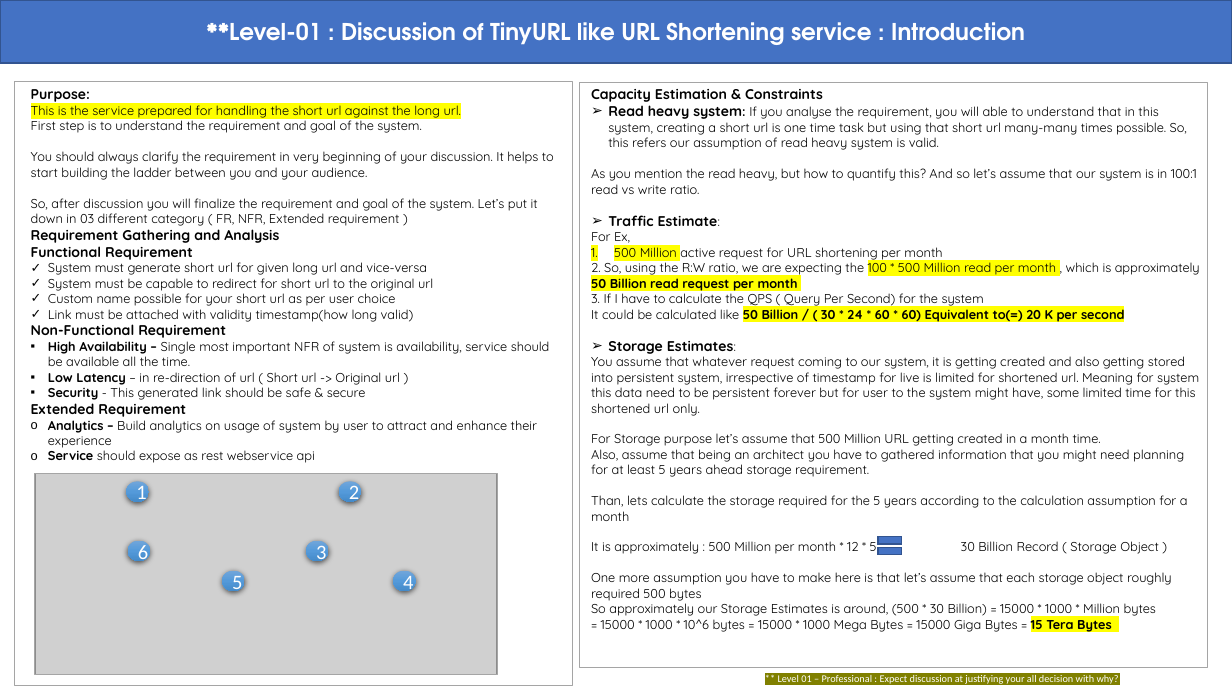
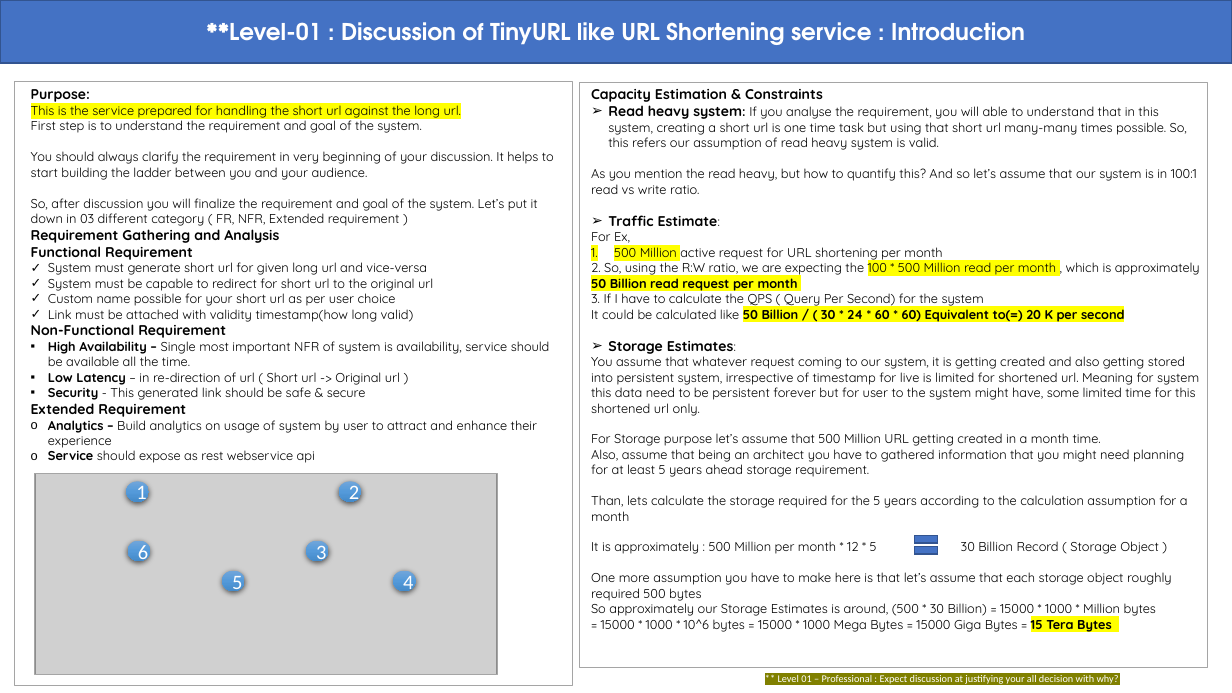
Before and after one commit to abmishra1234/Advanced-System-Design, a slide deck: slide 1 of TinyUrl_discussion_Level01.pptx. Drawn at 1232x693 pixels with LibreOffice and Linux fonts; fonts in the diff are those of the drawing; grey boxes stand for pictures. Boxes give left, top, right and bottom in pixels: in the first picture for what was removed or moved away, otherwise in the second. Text is boxed around its words. In the diff, an @@ line names an element or a change of style, - is before the commit and + after.

```diff
--- a/TinyUrl_discussion_Level01.pptx
+++ b/TinyUrl_discussion_Level01.pptx
@@ math equal: place and size @@
-math equal at (874, 531, 906, 561)
+math equal at (910, 530, 942, 560)
```
Also in this commit, not shown: 1 other slide changed, 4 slides added, 1 other file.
